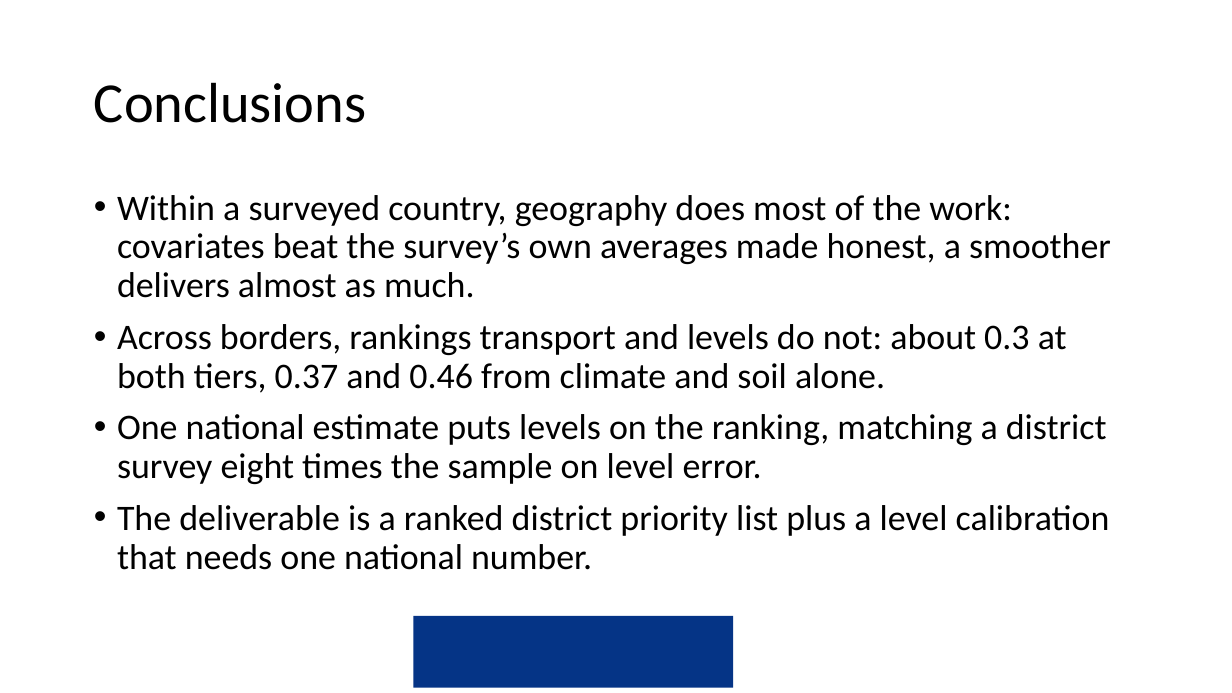
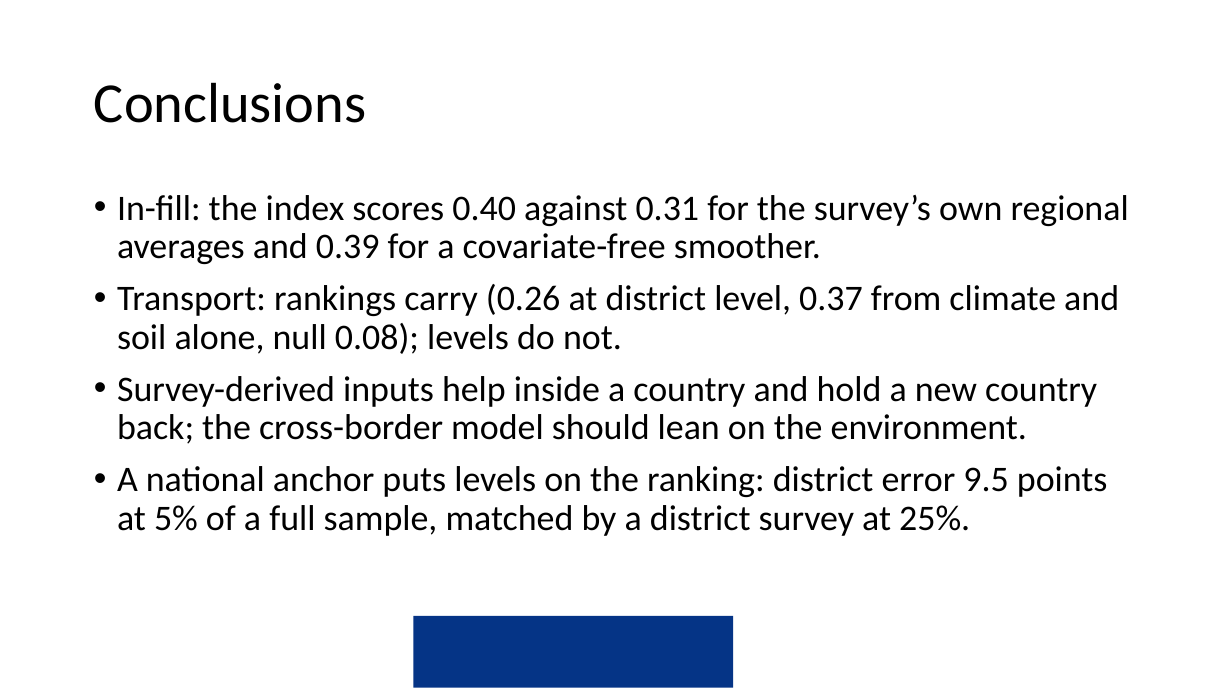
Before and after one commit to amertens/mn-prediction, a slide deck: slide 44 of docs/slides/MN-proxy-Ghana-presentation-2026-09.pptx (slide 39 before the commit). Drawn at 1232x693 pixels with LibreOffice and Linux fonts; fonts in the diff are those of the drawing; background and template pictures are left out. Boxes give left, top, right and bottom in pixels: in the first picture for what was removed or moved away, otherwise in the second. Text is boxed around its words. In the diff, an @@ line names an element or a change of style, - is before the commit and + after.

```diff
--- a/docs/slides/MN-proxy-Ghana-presentation-2026-09.pptx
+++ b/docs/slides/MN-proxy-Ghana-presentation-2026-09.pptx
@@ text at box(117, 195, 1129, 536): text changed @@
-• Within a surveyed country, geography does most of the work: covariates beat the survey’s own averages made honest, a smoother delivers almost as much.
-• Across borders, rankings transport and levels do not: about 0.3 at both tiers, 0.37 and 0.46 from climate and soil alone.
-• One national estimate puts levels on the ranking, matching a district survey eight times the sample on level error.
-• The deliverable is a ranked district priority list plus a level calibration that needs one national number.
+• In-fill: the index scores 0.40 against 0.31 for the survey’s own regional averages and 0.39 for a covariate-free smoother.
+• Transport: rankings carry (0.26 at district level, 0.37 from climate and soil alone, null 0.08); levels do not.
+• Survey-derived inputs help inside a country and hold a new country back; the cross-border model should lean on the environment.
+• A national anchor puts levels on the ranking: district error 9.5 points at 5% of a full sample, matched by a district survey at 25%.
```
Also in this commit, not shown: 19 other slides changed, 30 slides added, 20 slides removed, 7 other files.
